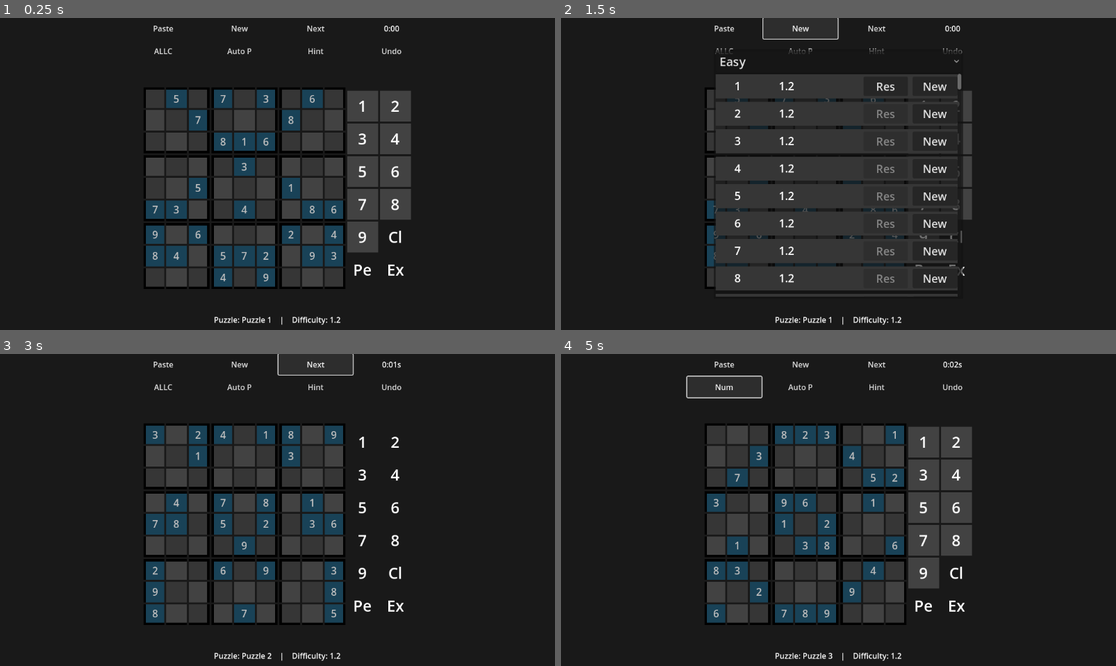
Above: before the commit, frames 1-4 (two rows, left to right).
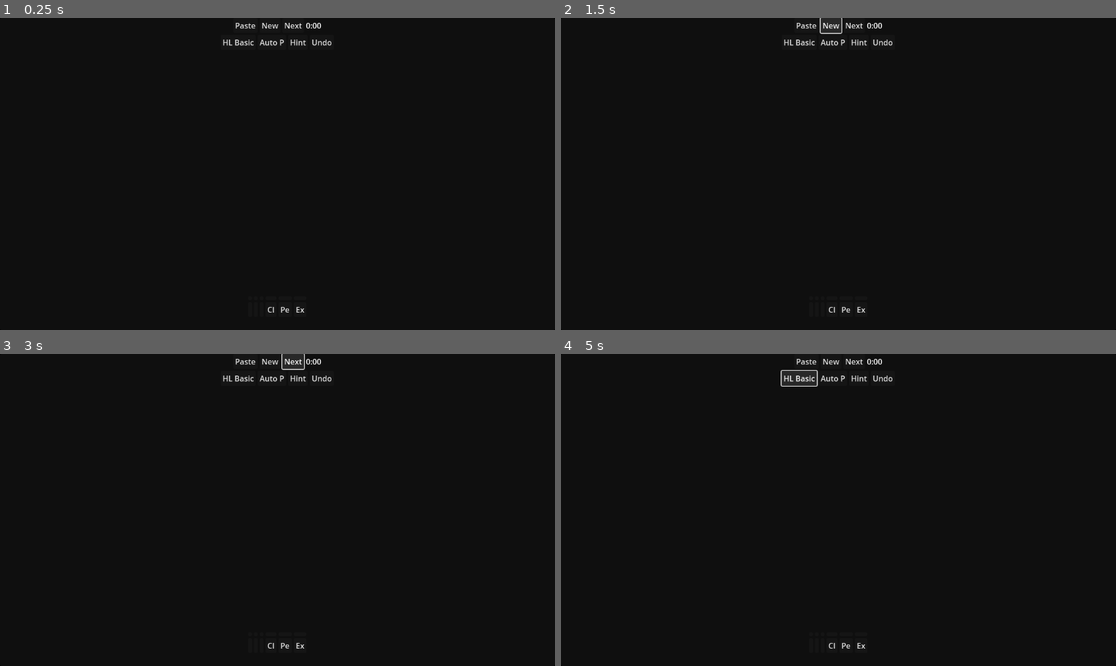
Above: after the commit, the same moments.

Repository: emmertex/nice_sudoku
Game: Godot game, scene res://game_screen.tscn
The game is run twice, just before and just after one commit, with the same random seed, the same clock (stepped at 60 frames per second) and the same inputs.
Inputs:
- Up to frame 1 (0.25 s): no input
- Up to frame 2 (1.5 s): click "Paste" at 0.5 s; click "New" at 1.25 s
- Up to frame 3 (3 s): click "New" at 2 s; click "Next" at 2.75 s
- Up to frame 4 (5 s): click "Next" at 3.5 s; click "ALLC" (after the commit: "HL Basic") at 4.25 s

The runs differ from the first frame. In frame 1, 23% of the frame differs, in the area x 26-75%, y 1-99%; in frame 2, 27%, in the area x 26-75%, y 0-99%; in frame 3, 19%; in frame 4, 24%.
Error after the commit: Parse Error: Expected expression after "/" operator. (res://game_screen.gd:744)

Commit message:
Refactor integer division to floor division in game_screen
Co-authored-by: andrew <andrew@emmertex.com>

Diff:
--- a/game_screen.gd
+++ b/game_screen.gd
@@ -741,18 +741,14 @@
 	var puzzle = ""
 	var p891 = ""
 	for i in range(81):
-		@warning_ignore("integer_division")
-		given += str(sudoku.original_grid[i/9][i%9])
-		@warning_ignore("integer_division")
-		puzzle += str(sudoku.grid[i/9][i%9])
+		given += str(sudoku.original_grid[i // 9][i % 9])
+		puzzle += str(sudoku.grid[i // 9][i % 9])
 	p891 = puzzle
 	for i in range(81):
 		for j in range(9):
-			@warning_ignore("integer_division")
-			if (sudoku.has_exclude_mark(i/9, i%9, j+1)):
+			if (sudoku.has_exclude_mark(i // 9, i % 9, j+1)):
 				p891 += "2"
-				@warning_ignore("integer_division")
-			elif (sudoku.has_pencil_mark(i/9, i%9, j+1)):
+			elif (sudoku.has_pencil_mark(i // 9, i % 9, j+1)):
 				p891 += "1"
 			else:
 				p891 += "0"
